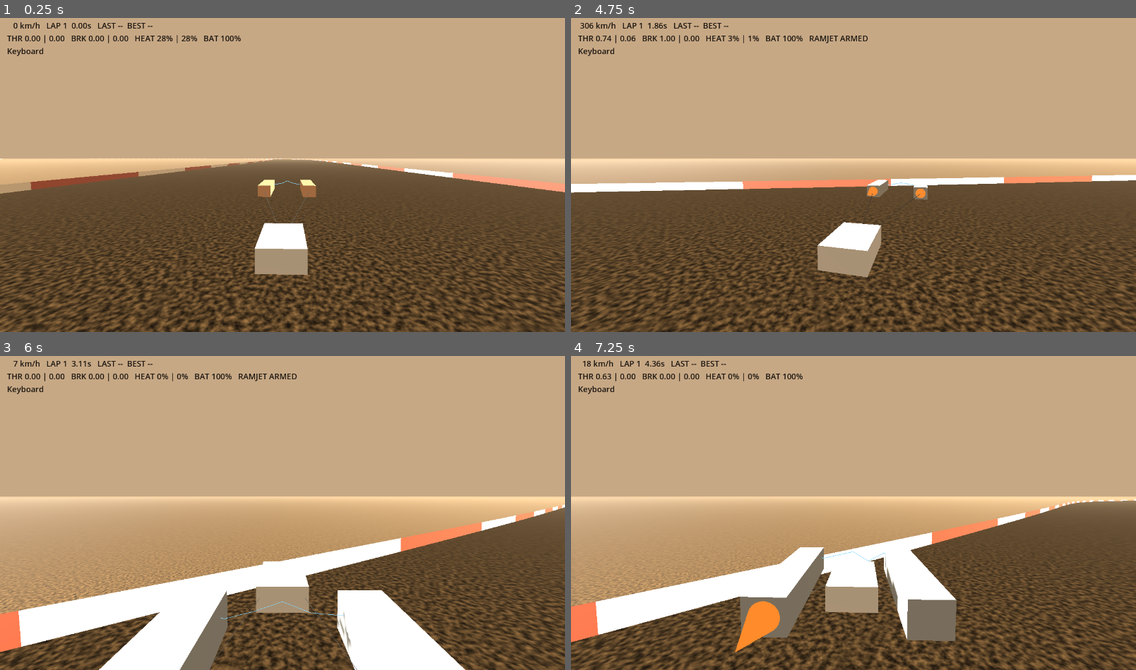
Above: before the commit, frames 1-4 (two rows, left to right).
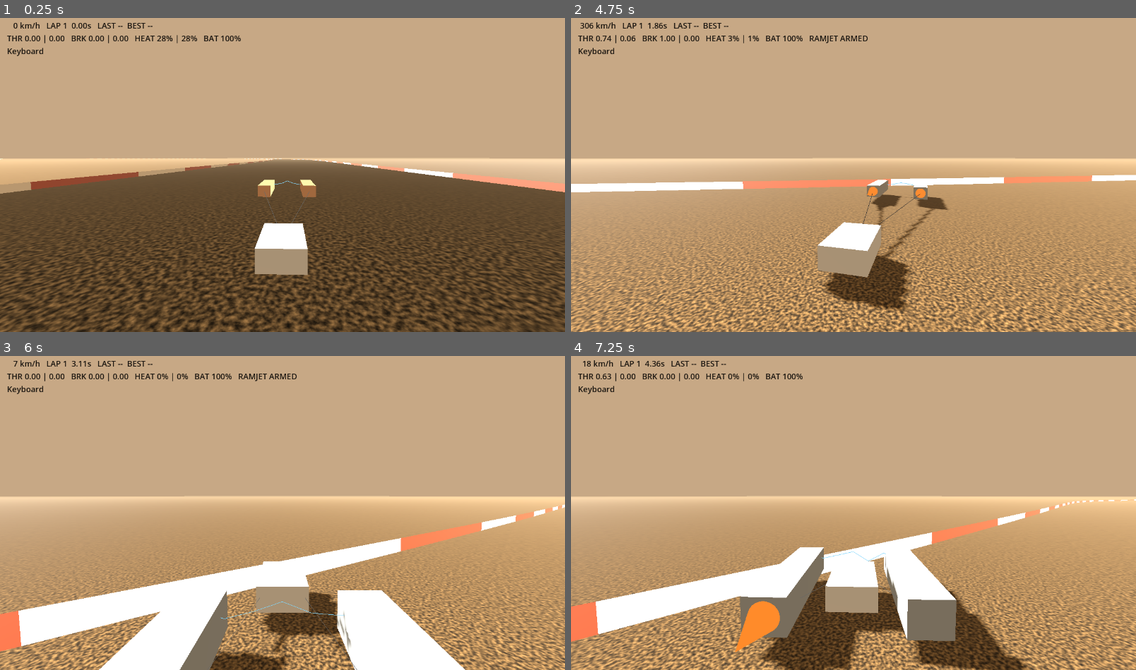
Above: after the commit, the same moments.

Repository: Lukeelston/phaethon
Game: Godot game, scene res://main.tscn
Same seed, same stepped clock (60 frames per second), same inputs: the game is played once before the commit and once after it.
Inputs:
- Up to frame 1 (0.25 s): no input
- Up to frame 2 (4.75 s): hold D 0.53-1.28 s; tap E at 0.6, 4.35 s; tap Space at 0.77, 1.07, 1.52, 1.82, 3.02, 3.32, 3.77, 4.07, 4.52 s; hold S 1.28-2.03 s; tap X at 1.35 s; hold D 2.03-2.78 s; tap H at 2.1 s; tap Enter at 2.75 s; hold W 2.78-3.53 s; tap R at 2.85 s; hold A from 3.53 s (still down); tap Backspace at 3.6 s
- Up to frame 3 (6 s): tap Space at 4.82 s; release A at 5.03 s; hold S 5.03-5.78 s; tap X at 5.1 s; hold D from 5.78 s (still down); tap H at 5.85 s
- Up to frame 4 (7.25 s): tap Space at 6.02, 6.32, 6.77, 7.07 s; release D at 6.53 s; hold W from 6.53 s (still down); tap R at 6.6 s

The runs differ from the first frame. In frame 2, 42% of the frame differs, in the area x 0-100%, y 51-100%; in frame 3, 19%; in frame 4, 24%.

Commit message:
Vertical ties for the craft; far landmarks hold the horizon when airborne
- Binder and tow bar now couple height too (binderKz/towKz, JS + GDScript):
  a one-sided ramp hit split the engines by 71 m (232 ft); now 0.3 m, the
  whole craft lifts together. Zero force when heights match, so flat-ground
  physics is bit-identical (circuit lap and sprint references unchanged).
- Landmark impostors scale about the camera's real position, height
  included (they sank ~1 deg below the horizon 100 m up a jump), and update
  after the camera moves; ground plane widened to 60 km so its edge sits
  near the true horizon at altitude.
- tools/split_test.js reproduces the one-sided ramp hit.

Co-Authored-By: Claude Opus 5.5 <noreply@anthropic.com>

Diff:
--- a/godot/sim/craft_sim.gd
+++ b/godot/sim/craft_sim.gd
@@ -22,6 +22,7 @@
 	"heatThrottle": 0.15, "heatBurner": 0.12, "heatRamjet": 0.35, "coolBase": 0.05, "coolSpeed": 0.10,
 	"batteryDrain": 0.08, "batteryCharge": 0.05, "repairRate": 0.12, "damagePerMs": 0.012,
 	"rideH": 1.5, "hoverOmega": 9.0, "hoverZeta": 0.9,
+	"binderKz": 3.0e6, "binderCz": 60000.0, "towKz": 2.0e5, "towCz": 16000.0,
 	"track": "circuit", "startX": 0.0, "startY": 0.0,
 	"seed": 1337,
 }
@@ -180,12 +181,12 @@
 
 ## Repulsor hover: spring-damper toward ride height, push-only, plus gravity. Exactly
 ## balanced on flat ground, so flat tracks are unchanged. Grip fades as a body lifts clear.
-func _hover(b: Body, dt: float) -> void:
+func _hover(b: Body, dt: float, az: float) -> void:
 	var h := ground(b.x, b.y)
 	var dhdt := (ground(b.x + b.vx * dt, b.y + b.vy * dt) - h) / dt
 	var w: float = P.hoverOmega
 	var up := maxf(0.0, G + w * w * (P.rideH - (b.z - h)) - 2.0 * P.hoverZeta * w * (b.vz - dhdt))
-	b.vz += (up - G) * dt
+	b.vz += (up - G + az) * dt
 	b.z += b.vz * dt
 	if b.z - h < 0.3:
 		b.z = h + 0.3
@@ -421,11 +422,24 @@
 				result = {}
 			respawn()
 		return
-	for b: Body in bodies:
+	# Vertical ties: the binder holds both engines at one height and the tow bar lifts the
+	# pod toward their mean, so a one-sided ramp hit lifts the whole craft instead of
+	# flinging one engine skyward. Exactly zero when heights match (flat ground).
+	var az := [0.0, 0.0, 0.0]
+	if not binder_broken:
+		var fz: float = P.binderKz * (R.z - L.z) + P.binderCz * (R.vz - L.vz)
+		az[0] += fz / L.m
+		az[1] -= fz / R.m
+	var ftz: float = P.towKz * ((L.z + R.z) / 2.0 - Pd.z) + P.towCz * ((L.vz + R.vz) / 2.0 - Pd.vz)
+	az[2] += ftz / Pd.m
+	az[0] -= ftz / 2.0 / L.m
+	az[1] -= ftz / 2.0 / R.m
+	for k in 3:
+		var b: Body = bodies[k]
 		b.fx = 0.0
 		b.fy = 0.0
 		b.t = 0.0
-		_hover(b, dt)
+		_hover(b, dt, az[k])
 	time += dt
 	var repair: bool = inp.get("repair", false)
 	var reignite: bool = inp.get("reignite", false)
--- a/godot/tests/replay/range_expected.json
+++ b/godot/tests/replay/range_expected.json
@@ -1,16 +1,16 @@
 {
  "seconds": 50,
  "final_pod": [
-  87947.1017381293,
+  87947.10173812932,
   400,
-  72.16897170486835
+  72.37906082439756
  ],
  "apexes": [
-  34.075951582715255,
-  37.59659695840786,
-  16.8393088008387,
-  72.16388471269717,
-  72.27489752414883
+  33.68168321681214,
+  37.76991031431505,
+  16.893195622389552,
+  72.35585831739087,
+  72.49041893584318
  ],
  "ramps": 39
 }
--- a/godot/view/craft_view.gd
+++ b/godot/view/craft_view.gd
@@ -153,9 +153,9 @@
 		acc -= DT
 	_track_braking()
 	_follow_origin()
-	_sync_world()
 	_sync_craft()
 	_place_camera(1.0 - exp(-delta * 6.0))
+	_sync_world()   # after the camera: distant anchors scale about its current position
 	top_kmh = maxf(top_kmh, _kmh())
 	_update_hud()
 	frames += 1
@@ -242,11 +242,12 @@
 	add_child(sun)
 
 	# The ground rides along under the pod; its texture offset keeps the sand fixed in the world.
+	# 60 km across so its far edge sits near the true horizon even 100+ m up a jump.
 	ground = MeshInstance3D.new()
 	var plane := PlaneMesh.new()
-	plane.size = Vector2(12000, 12000)
+	plane.size = Vector2(60000, 60000)
 	ground.mesh = plane
-	ground_mat = _grain(Color(0.79, 0.64, 0.42), 2000.0)
+	ground_mat = _grain(Color(0.79, 0.64, 0.42), 10000.0)
 	ground.material_override = ground_mat
 	ground.position = Vector3(0, -0.05, 0)
 	add_child(ground)
@@ -310,7 +311,7 @@
 	if range_world:
 		range_world.sync(org_x, org_y)
 	if landmark:
-		landmark.sync(org_x, org_y, sim.time)
+		landmark.sync(org_x, org_y, sim.time, cam.global_position)
 
 
 func _build_craft() -> void:
--- a/godot/view/landmark.gd
+++ b/godot/view/landmark.gd
@@ -149,22 +149,27 @@
 	add_child(marker)
 
 
-## Place an anchored object: true position within R, else a scaled impostor at R.
-static func _impostor(node: Node3D, dx: float, dz: float) -> float:
-	var dist := sqrt(dx * dx + dz * dz)
+## Place an anchored object: true position within R of the camera, else a scaled impostor
+## at R along the camera's line of sight. Scaling about the CAMERA (height included) keeps the
+## angular position exact; scaling about the ground under the pod sank it below the horizon
+## whenever you were airborne (100 m up: 0.95 deg too low vs 0.04 deg true).
+static func _impostor(node: Node3D, anchor: Vector3, cam: Vector3) -> float:
+	var d := anchor - cam
+	var dist := d.length()
 	var s := 1.0 if dist <= R else R / dist
-	node.position = Vector3(dx * s, 0.0, dz * s)
+	node.position = cam + d * s
 	node.scale = Vector3(s, s, s)
 	return dist
 
 
-func sync(ox: float, oy: float, t: float) -> void:
-	# both anchors sit on sim y = 0; render z = -(0 - oy)
-	var bdist := _impostor(beacon_root, Sim.BOX_X - ox, oy)
-	var bs := 1.0 if bdist <= 4000.0 else 4000.0 / bdist
-	marker.position = Vector3((Sim.BOX_X - ox) * bs, 90.0, oy * bs)
+func sync(ox: float, oy: float, t: float, cam: Vector3) -> void:
+	# both anchors sit on sim y = 0 at ground level; render z = -(0 - oy)
+	var bdist := _impostor(beacon_root, Vector3(Sim.BOX_X - ox, 0.0, oy), cam)
+	var md := Vector3(Sim.BOX_X - ox, 90.0, oy) - cam
+	var ms := 1.0 if md.length() <= 4000.0 else 4000.0 / md.length()
+	marker.position = cam + md * ms
 	marker.visible = bdist > 120.0   # hide it once you're on top of the box
-	var dist := _impostor(root, CIT_X - ox, oy)
+	var dist := _impostor(root, Vector3(CIT_X - ox, 0.0, oy), cam)
 	var f := clampf(1.0 - exp(-dist / HAZE_K), 0.0, 1.0)
 	for p in parts:
 		var m: StandardMaterial3D = p[0]
